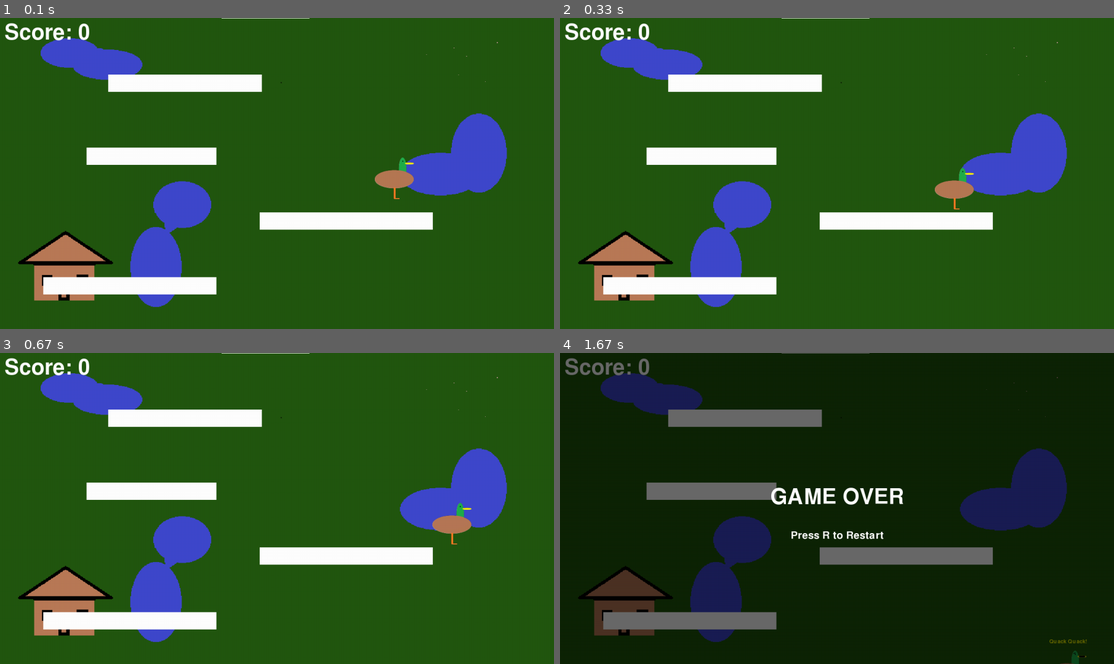
Above: before the commit, frames 1-4 (two rows, left to right).
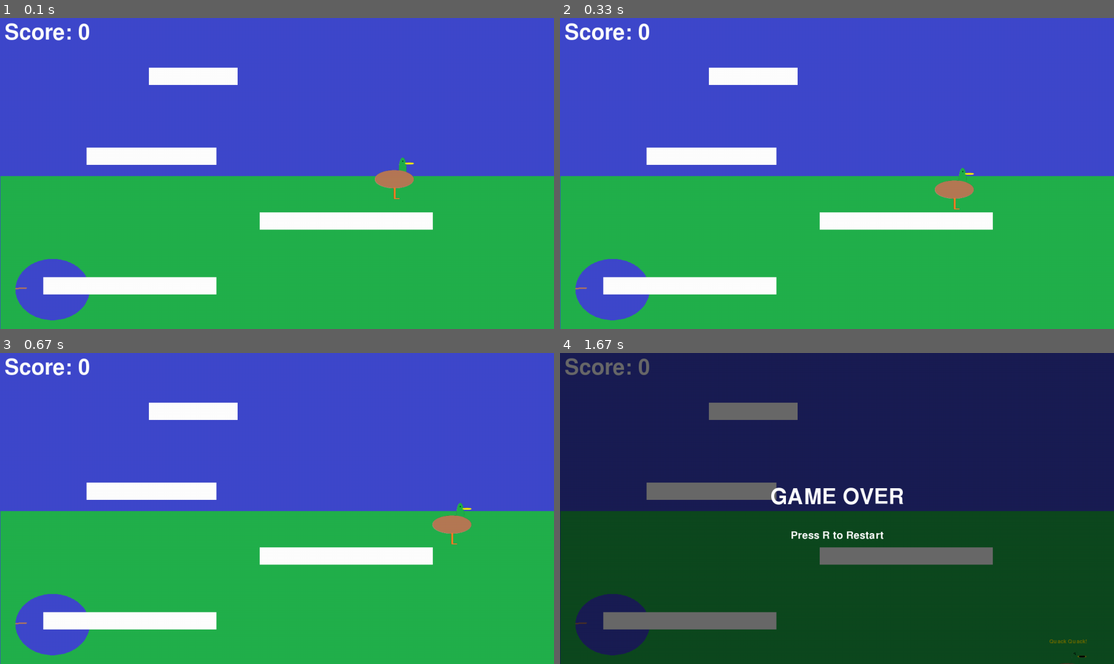
Above: after the commit, the same moments.

Repository: duckguy1208/tie-and-jon-pygame
Game: pygame game, started from main.py
The game is run twice, just before and just after one commit, with the same random seed, the same clock (stepped at 60 frames per second) and the same inputs.
Inputs:
- Up to frame 1 (0.1 s): no input
- Up to frame 2 (0.33 s): no input
- Up to frame 3 (0.67 s): hold Right from 0.33 s (still down)
- Up to frame 4 (1.67 s): release Right at 0.8 s; hold Up 0.83-1.13 s; tap Space at 0.9, 1.23, 1.53 s; hold Right 1.17-1.63 s

The runs differ from the first frame. In frame 1, 90% of the frame differs, in the area x 0-100%, y 0-100%; in frame 2, 90%; in frame 3, 90%; in frame 4, 90%.

Commit message:
updated the backgrounds

Diff:
--- a/main.py
+++ b/main.py
@@ -16,12 +16,12 @@
 
 def generate_platform(prev_platform):
     # Max vertical gap should be less than the duck's max jump height (~213 pixels)
-    max_dy = 180
+    max_dy = 200
     min_dy = 120
     dy = random.randint(min_dy, max_dy)
     y_pos = prev_platform.rect.y - dy
 
-    width = random.randint(200, 400)
+    width = random.randint(50, 250)
 
     # Based on dy=180, duck can travel ~290 pixels horizontally during the jump.
     # We'll use a slightly more conservative max_dx to ensure it's comfortably reachable.
--- a/stitch_backgrounds.py
+++ b/stitch_backgrounds.py
@@ -7,7 +7,7 @@
     SCREEN_HEIGHT = 720
 
     background_files = [
-        "game_background.png",
+        "background_1.png",
         "background_sky1.png",
         "background_sky2.png",
         "background_sky3.png",
@@ -17,12 +17,12 @@
         "background_space2.png",
         "background_space3.png",
         "background_space4.png",
+        "background_purple.png",
         "background_blue.png",
         "background_green.png",
+        "background_yellow.png",
         "background_orange.png",
-        "background_purple.png",
-        "background_red.png",
-        "background_yellow.png"
+        "background_red.png"
     ]
 
     total_height = len(background_files) * SCREEN_HEIGHT
Binary file changed: assets/images/background_green.png
Binary file changed: assets/images/background_orange.png
Binary file changed: assets/images/background_yellow.png
Binary file removed: assets/images/game_background.png
Binary file changed: assets/images/stitched_background.png
